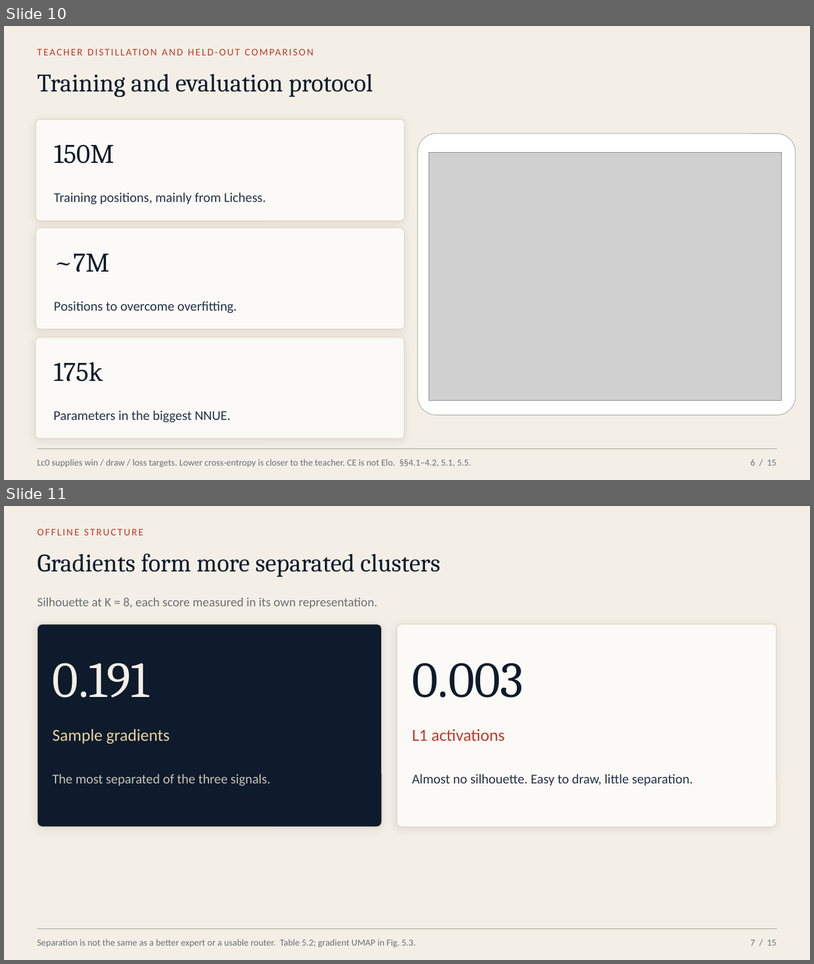
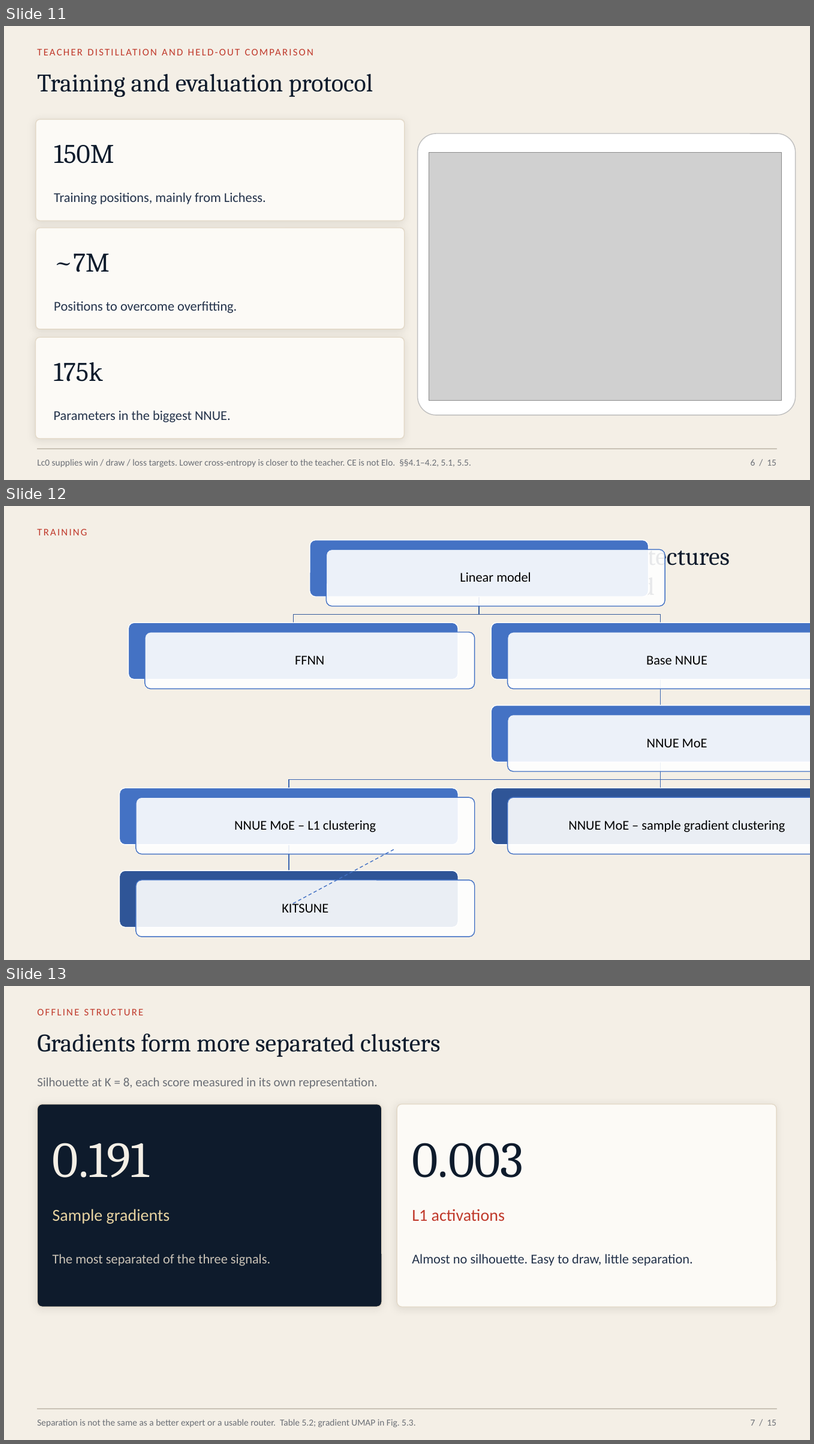
Before and after one commit to Omega97/masters-thesis-unsupervised-bucketing, a slide deck: Presentation/Chess_MoE_defense.pptx. Shown one above the other, each under a label of ours: slides 10 and 11 before the commit, slides 11, 12 and 13 after it. The pictures are 814x964 and 814x1444 pixels, drawn with LibreOffice and Linux fonts; fonts in the diff are those of the drawing; grey boxes stand for pictures. Boxes give left, top, right and bottom in pixels: in the first picture for what was removed or moved away, otherwise in the second. Text is boxed around its words. In the diff, an @@ line names an element or a change of style, - is before the commit and + after.

```diff
--- a/Presentation/Chess_MoE_defense.pptx
+++ b/Presentation/Chess_MoE_defense.pptx
@@ slide 12 added at box(4, 506, 810, 960), background #F4EFE6 @@
@@ text added at box(37, 529, 87, 535), 12 pt, text #C0392B @@
+TRAINING
@@ text added at box(519, 541, 730, 582), 30 pt, text #0E1B2C @@
+All the Architectures
+that we Tried
@@ group added at box(120, 540, 810, 937): 14 rounded rectangles, 7 freeform shapes, 7 texts, 1 line @@
+Linear model
+FFNN
+Base NNUE
+NNUE MoE
+NNUE MoE – L1 clustering
+KITSUNE
+NNUE MoE – sample gradient clustering
@@ what was slide 10 is now slide 11 @@
@@ what was slide 11 is now slide 13 @@
```
Also in this commit, not shown: 5 slides changed, 1 other slide added.
